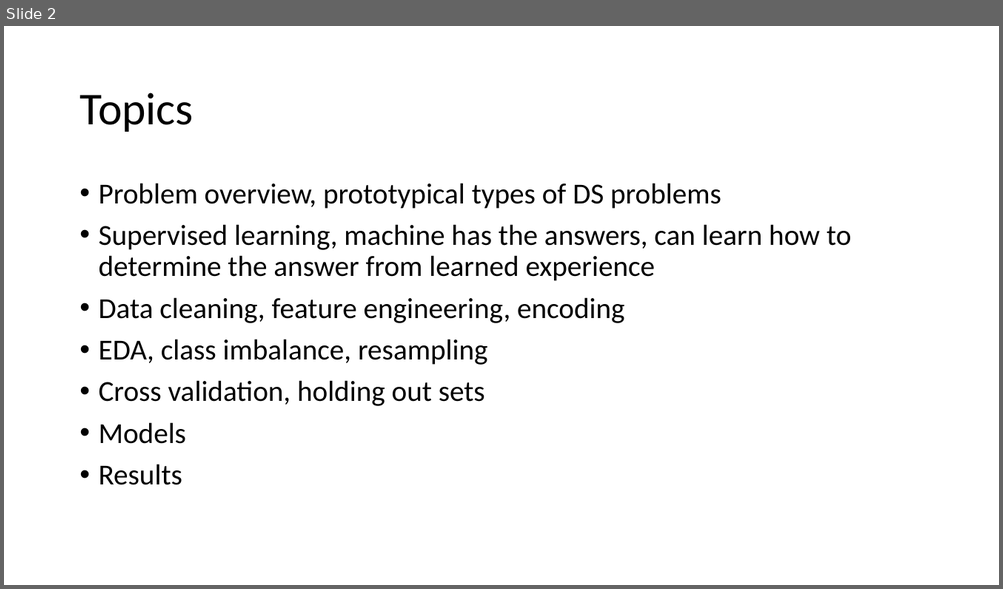
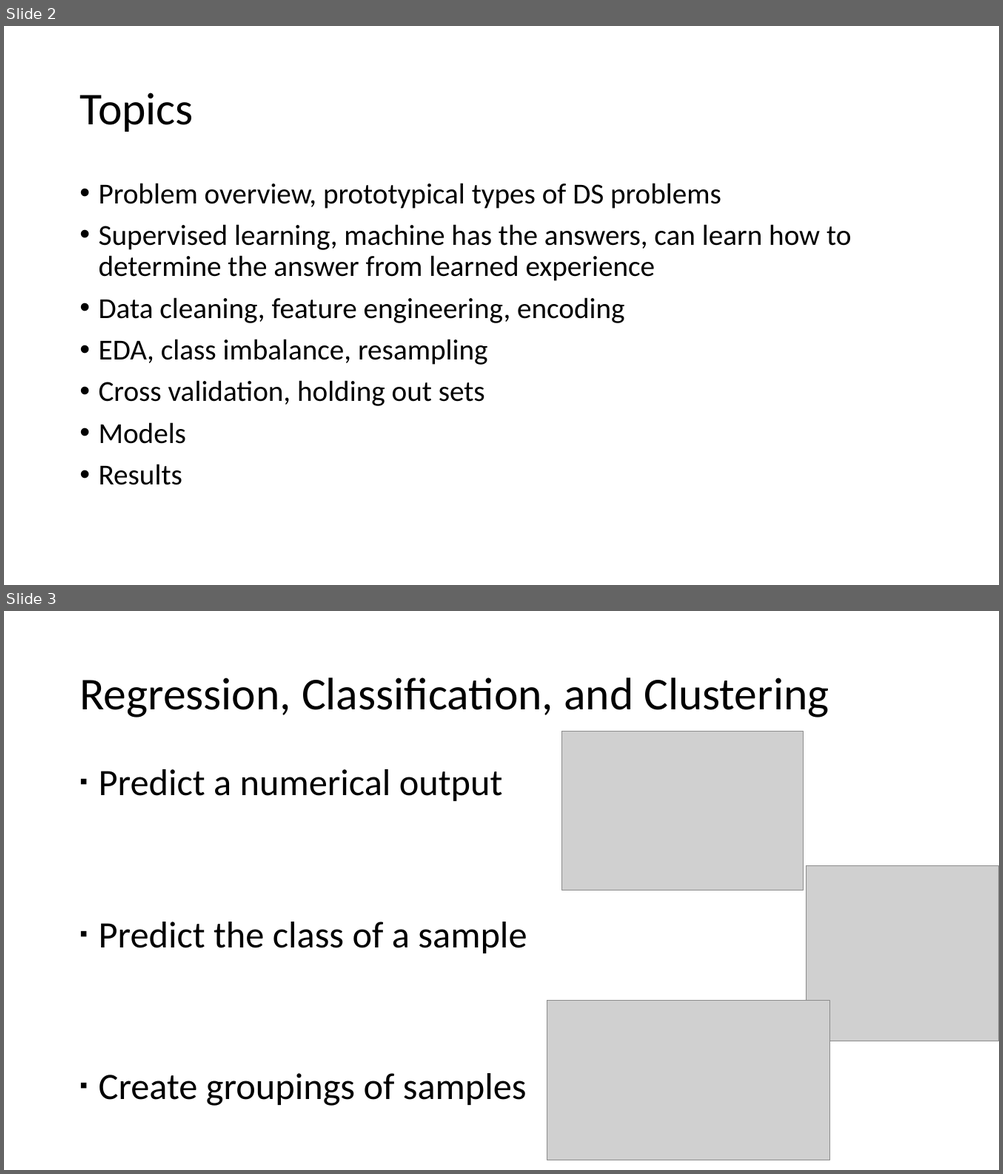
Before and after one commit to andy-j-block/census_income_predictions, a slide deck: slide_deck.pptx. Shown one above the other, each under a label of ours: slide 2 before the commit, slides 2 and 3 after it. The pictures are 1003x589 and 1003x1174 pixels, drawn with LibreOffice and Linux fonts; fonts in the diff are those of the drawing; grey boxes stand for pictures. Boxes give left, top, right and bottom in pixels: in the first picture for what was removed or moved away, otherwise in the second. Text is boxed around its words. In the diff, an @@ line names an element or a change of style, - is before the commit and + after.

```diff
--- a/slide_deck.pptx
+++ b/slide_deck.pptx
@@ slide 3 added at (4,611,999,1170), background #FFFFFF @@
@@ title added at (79,678,828,718), 44 pt, text #000000 @@
+Regression, Classification, and Clustering
@@ picture added at (562,732,803,891) @@
@@ text added at (99,769,526,1106), 36 pt, text #000000 @@
+▪ Predict a numerical output
+▪ Predict the class of a sample
+▪ Create groupings of samples
@@ picture added at (806,866,999,1042) @@
@@ picture added at (546,1001,830,1160) @@
```
Also in this commit, not shown: 1 slide changed, 11 other slides added, 7 other files.
